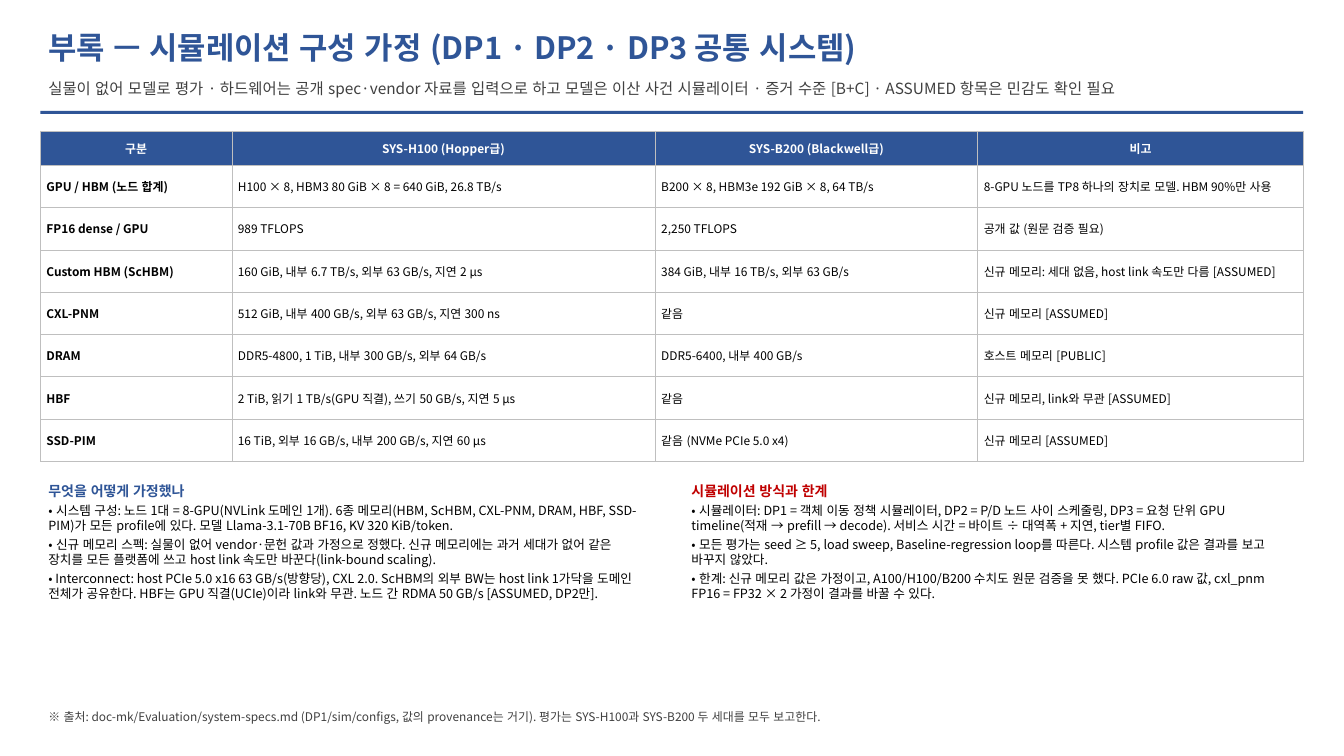
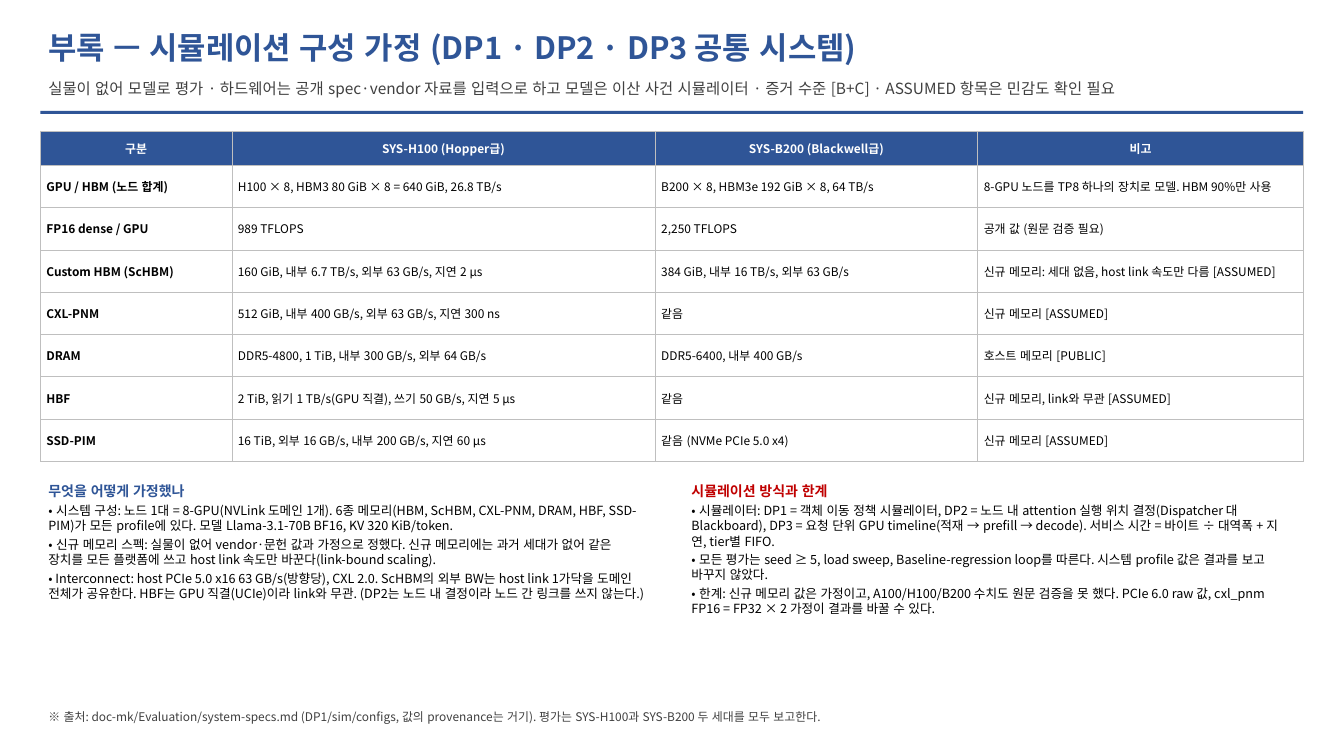
Before and after one commit to mkim0628/vllm, a slide deck: slide 31 of doc-mk/DP-overview-qa-unified.pptx (slide 30 before the commit). Drawn at 1344x756 pixels with LibreOffice and Linux fonts; fonts in the diff are those of the drawing. Boxes give left, top, right and bottom in pixels: in the first picture for what was removed or moved away, otherwise in the second. Text is boxed around its words. In the diff, an @@ line names an element or a change of style, - is before the commit and + after.

```diff
--- a/doc-mk/DP-overview-qa-unified.pptx
+++ b/doc-mk/DP-overview-qa-unified.pptx
@@ text at bbox=[691, 504, 1278, 548]: text changed @@
-• 시뮬레이터: DP1 = 객체 이동 정책 시뮬레이터, DP2 = P/D 노드 사이 스케줄링, DP3 = 요청 단위 GPU timeline(적재 → prefill → decode). 서비스 시간 = 바이트 ÷ 대역폭 + 지연, tier별 FIFO.
+• 시뮬레이터: DP1 = 객체 이동 정책 시뮬레이터, DP2 = 노드 내 attention 실행 위치 결정(Dispatcher 대 Blackboard), DP3 = 요청 단위 GPU timeline(적재 → prefill → decode). 서비스 시간 = 바이트 ÷ 대역폭 + 지연, tier별 FIFO.
@@ text at bbox=[48, 572, 644, 601]: text changed @@
-• Interconnect: host PCIe 5.0 x16 63 GB/s(방향당), CXL 2.0. ScHBM의 외부 BW는 host link 1가닥을 도메인 전체가 공유한다. HBF는 GPU 직결(UCIe)이라 link와 무관. 노드 간 RDMA 50 GB/s [ASSUMED, DP2만].
+• Interconnect: host PCIe 5.0 x16 63 GB/s(방향당), CXL 2.0. ScHBM의 외부 BW는 host link 1가닥을 도메인 전체가 공유한다. HBF는 GPU 직결(UCIe)이라 link와 무관. (DP2는 노드 내 결정이라 노드 간 링크를 쓰지 않는다.)
```
Also in this commit, not shown: 27 other slides changed, 1 slide added, 14 other files.
